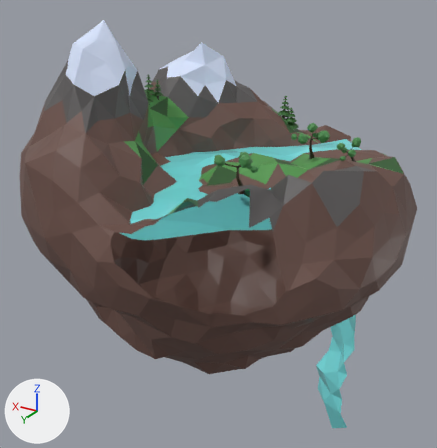
A saved change to the glTF model island.glb.
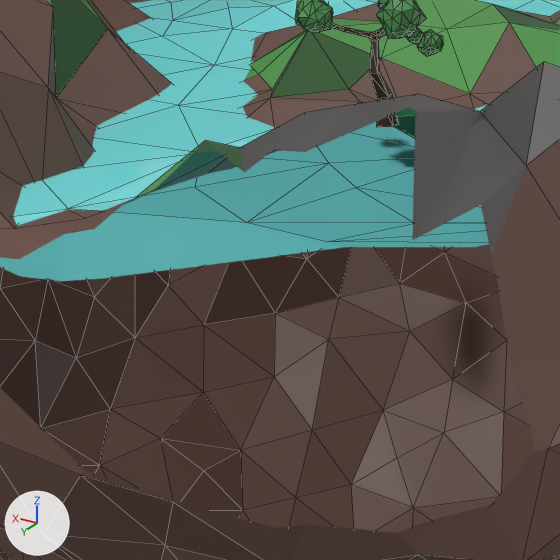
Old and new are each drawn whole from a 50 mm camera at (-21.3, 24.7, 11.1) aimed at (-4.9, -2.7, -2.6) and again close up on the part from 29% to 67% of the width and 35% to 72% of the height. Arrows for +X, +Y and +Z are at lower left; the lights stay in place. The close-ups show mesh edges as thin lines. Everything nearer to the camera than a plane just in front of the edit is cut away. Where no turn or scale is listed for an object, it has been applied to the vertices. Vertices at the same position are counted once.
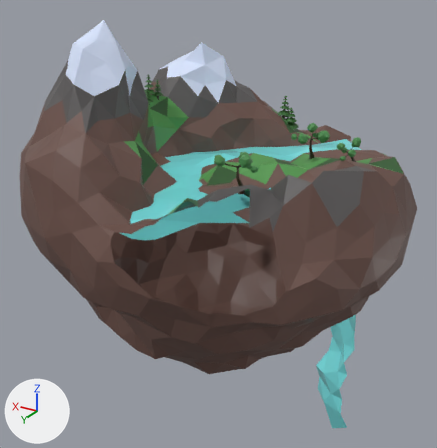
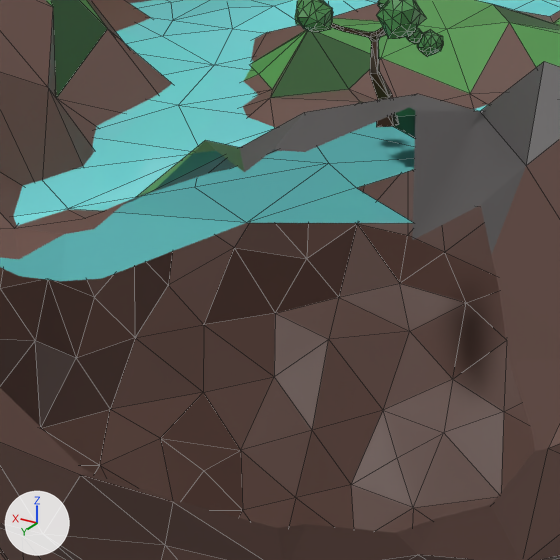
Commit message: one island

Location of each change, (x1, y1, x2, y2) in pixels of the close-ups (560 x 560 px):
part 1 of me_plane, deleted (cyan)
    before: (105, 170, 489, 278)

What changed in the scene script:
```text
Change me_plane:
    used by ob_plane; location = (-7.34, -3.57, 1.23); rotation_euler = (0.0, 0.0, 0.821), in degrees (0, 0, 47); scale = (-15.7, -15.7, -15.7)
    remove me_plane.from_pydata(...)  # 185 vertices, 309 faces; spans x -0.77..0.409, y -0.557..0.587, z -0.017..1.324
    add me_plane.from_pydata(...)  # 182 vertices, 298 faces; spans x -0.77..0.409, y -0.525..0.587, z -0.017..1.324
    me_plane part 1
    5 vertices are removed from x -0.358..-0.172, y -0.557..-0.465, z 0.0
    12 faces are deleted
```
